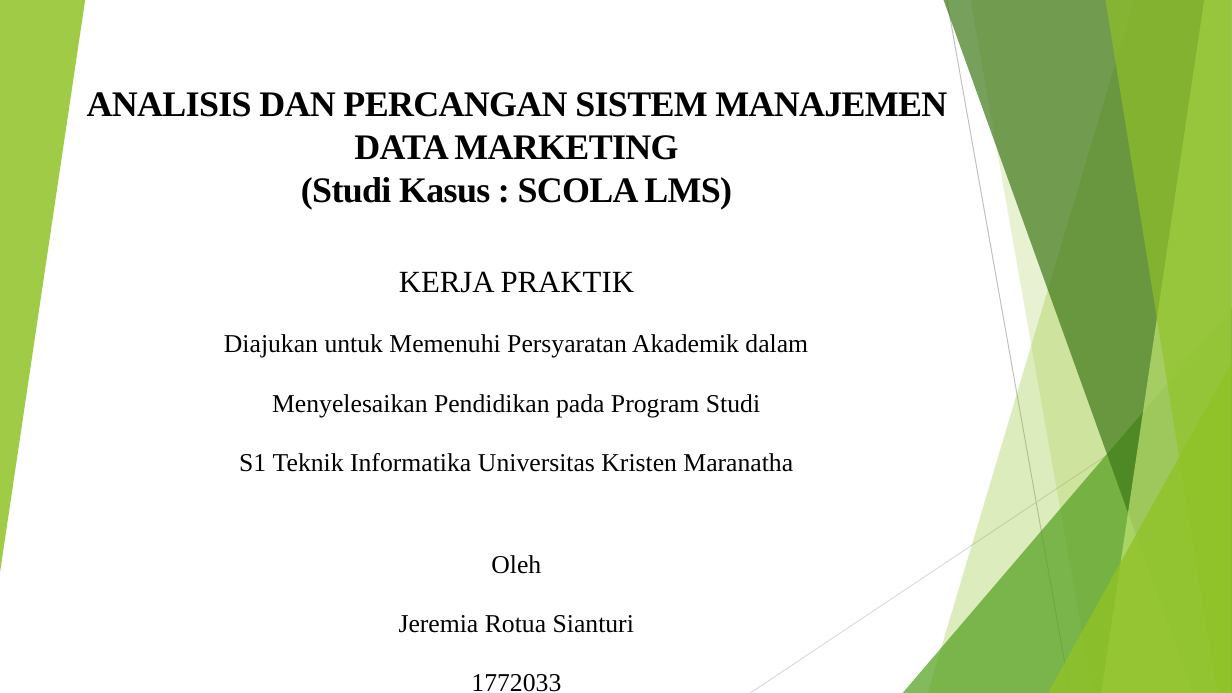
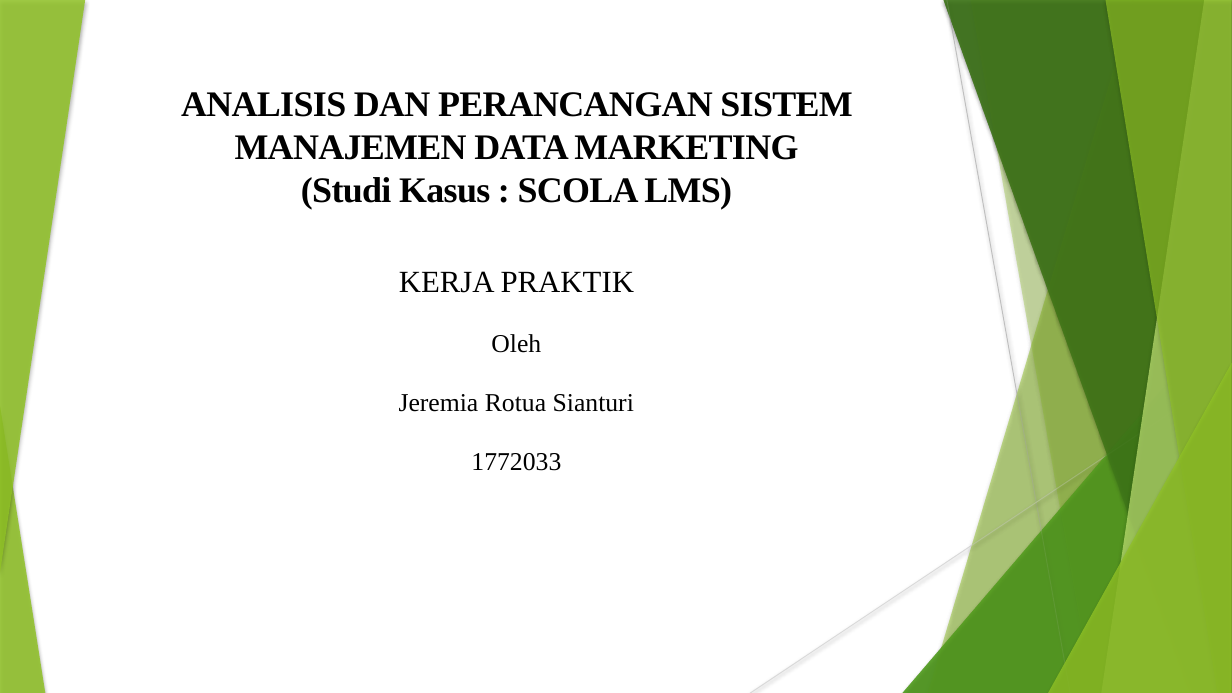
Before and after one commit to jeremia31/kp-magang, a slide deck: slide 1 of ANALISIS DAN PERCANGAN SISTEM MANAJEMEN DATA MARKETING.pptx. Drawn at 1232x693 pixels with LibreOffice and Linux fonts; fonts in the diff are those of the drawing. Boxes give left, top, right and bottom in pixels: in the first picture for what was removed or moved away, otherwise in the second. Text is boxed around its words. In the diff, an @@ line names an element or a change of style, - is before the commit and + after.

```diff
--- a/ANALISIS DAN PERCANGAN SISTEM MANAJEMEN DATA MARKETING.pptx
+++ b/ANALISIS DAN PERCANGAN SISTEM MANAJEMEN DATA MARKETING.pptx
@@ shadow on in 7 elements at [928, 0, 1232, 693], [903, 308, 1232, 693], [944, 0, 1232, 693], [1102, 0, 1232, 693], [1105, 0, 1232, 693], [1048, 363, 1232, 693], [0, 0, 85, 573] @@
@@ line (947, 0) - (1070, 693): stroke #BFBFBF 0.75 pt to #BFBFBF 0.74 pt @@
@@ freeform shape at [970, 0, 1232, 693]: shadow on; outline redrawn @@
@@ text at [181, 92, 852, 210]: text changed @@
-ANALISIS DAN PERCANGAN SISTEM MANAJEMEN DATA MARKETING
-(Studi Kasus : SCOLA LMS)
+ANALISIS DAN PERANCANGAN SISTEM MANAJEMEN DATA MARKETING
+(Studi Kasus : SCOLA LMS)
@@ text at [224, 334, 808, 472]: paragraphs removed @@
-Diajukan untuk Memenuhi Persyaratan Akademik dalam
-Menyelesaikan Pendidikan pada Program Studi
-S1 Teknik Informatika Universitas Kristen Maranatha
@@ line (1232, 372) - (750, 693): stroke #D9D9D9 0.75 pt to #D9D9D9 0.74 pt @@
@@ group added at [903, 0, 1232, 693]: 5 freeform shapes, 2 triangles @@
@@ triangle added at [0, 406, 45, 693], fill #90C226 at 85% opacity @@
```
Also in this commit, not shown: 8 other slides changed, 2 slides added, 3 slides removed, 1 other file.
